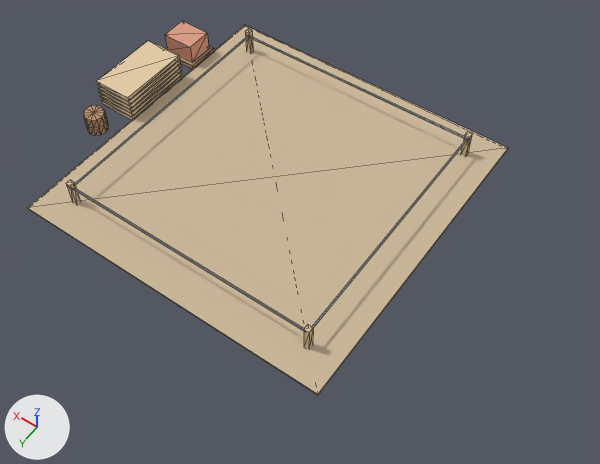
Before and after pictures for a commit that changed the glTF model art/models/buildings/horse_stable_site_0.glb.
Both versions are drawn from a 50 mm camera at (-0.67, 1.34, 3.38) aimed at (0.91, -0.87, -0.1). Arrows for +X, +Y and +Z are at lower left; the lights stay in place. The older version comes first. Mesh edges are drawn as thin lines. Where no turn or scale is listed for an object, it has been applied to the vertices. Vertices at exactly the same position are counted once.

In view in the first picture: 'body'.
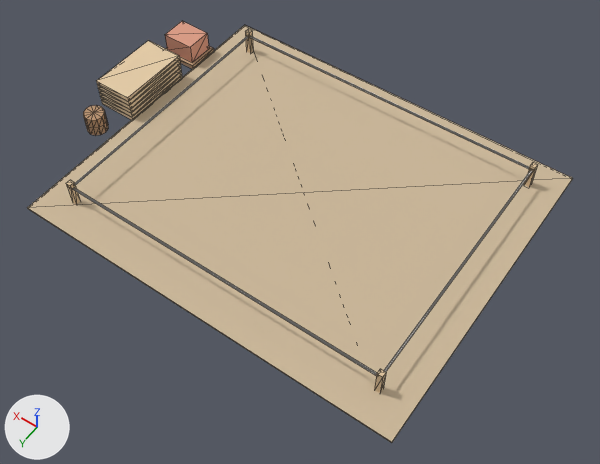
The newer file is also turned or shifted as a whole; pictures and numbers use the older file's frame.

Location of each change, (x1, y1, x2, y2) in pixels of the pictures (600 x 464 px; the box of a moved part takes in the faces that stretch with it):
```json
{"object": "body", "change": "reshaped", "before": [27, 21, 508, 395], "after": [27, 21, 573, 443], "on screen": "13% wider, 13% taller"}
{"part": 1, "of": "me_mesh_0", "change": "moved or reshaped", "before": [304, 325, 313, 349], "after": [374, 369, 386, 393]}
{"part": 2, "of": "me_mesh_0", "change": "moved or reshaped", "before": [460, 132, 472, 156], "after": [524, 162, 538, 187]}
{"part": 3, "of": "me_mesh_0", "change": "moved or reshaped", "before": [312, 140, 467, 328], "after": [384, 171, 532, 372], "on screen": "mostly hidden"}
{"part": 4, "of": "me_mesh_0", "change": "moved or reshaped", "before": [29, 28, 508, 395], "after": [29, 28, 573, 443]}
```

The change, as JSON lines over the scene's bpy script:
```json
{"block": "me_mesh_0", "where": "# used by ob_body; location = (0.0, -0.293, 0.0)"}
{"block": "me_mesh_0", "where": "# before: 8 (0.44, 0.01, 0.13), 11 (0.44, 0.02, 0.13), 12 (0.44, 0.01, 0.12), 15 (0.44, 0.02, 0.12), 40 (0.44, -1.49, 0.13)"}
{"block": "me_mesh_0", "where": "# before: 42 (0.44, -1.48, 0.13) at pixel (467, 139), 43 (0.44, -1.49, 0.12), 45 (0.44, -1.48, 0.12) at pixel (467, 140), 164 (0.26, -1.67, 0.01) at pixel (508, 147), 167 (0.26, 0.19, 0.01) at pixel (317, 394)"}
{"block": "me_mesh_0", "where": "# before: 168 (0.26, -1.67, 0.0) at pixel (507, 149), 171 (0.26, 0.19, 0.0) at pixel (317, 395)"}
{"op": "remove", "block": "me_mesh_0", "code": "me_mesh_0.from_pydata(...)  # 172 vertices, 276 faces; spans x 0.26..2.36, y -1.67..0.19, z 0.0..0.18"}
{"op": "add", "block": "me_mesh_0", "code": "me_mesh_0.from_pydata(...)  # 172 vertices, 276 faces; spans x -0.12..2.36, y -1.67..0.19, z 0.0..0.18"}
{"block": "me_mesh_0", "change": "me_mesh_0 part 1: the loose piece of 8 vertices spanning x 0.43..0.46, y 0.0..0.03, z 0.0..0.16 is moved by (-0.39, 0.0, 0.0)"}
{"block": "me_mesh_0", "change": "me_mesh_0 part 2: the loose piece of 8 vertices spanning x 0.43..0.46, y -1.5..-1.47, z 0.0..0.16 is moved by (-0.39, 0.0, 0.0)"}
{"block": "me_mesh_0", "change": "me_mesh_0 part 3: the loose piece of 8 vertices spanning x 0.44..0.45, y -1.49..0.02, z 0.12..0.13 is moved by (-0.39, 0.0, 0.0)"}
{"block": "me_mesh_0", "change": "me_mesh_0 part 4"}
{"op": "add", "block": "me_mesh_0", "code": "for i in [8, 11, 12, 15, 40, 42, 43, 45, 164, 167, 168, 171]: me_mesh_0.vertices[i].co += Vector((-0.39, 0.0, 0.0))"}
```
